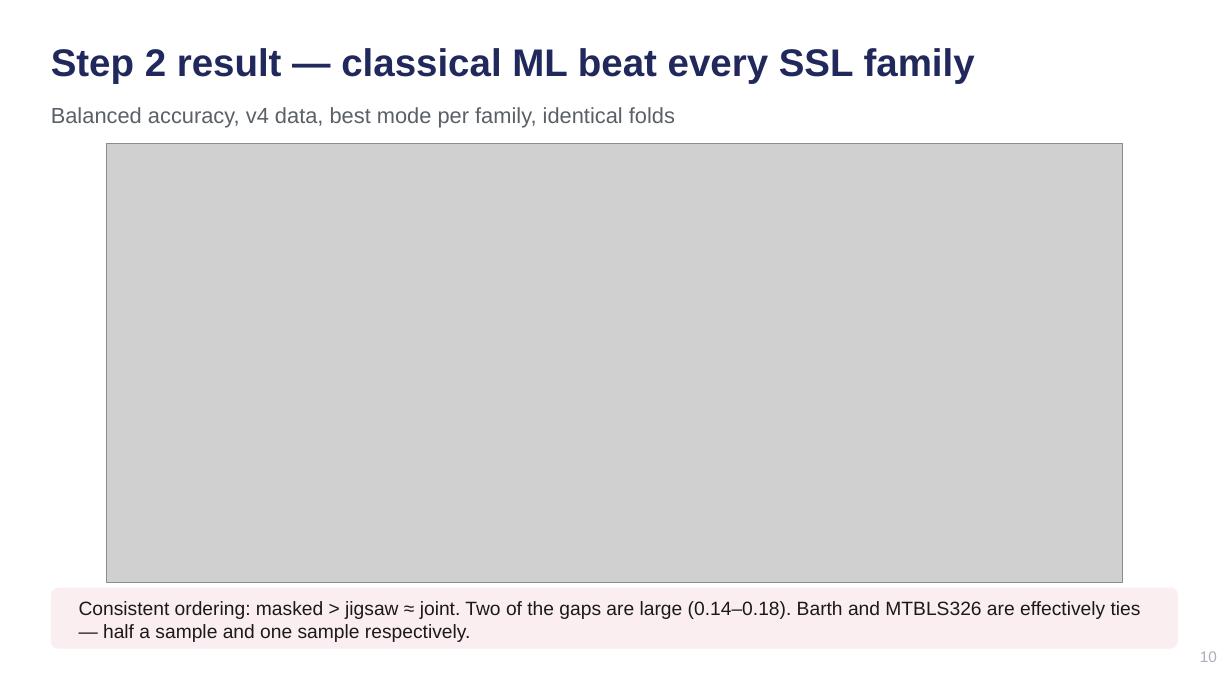
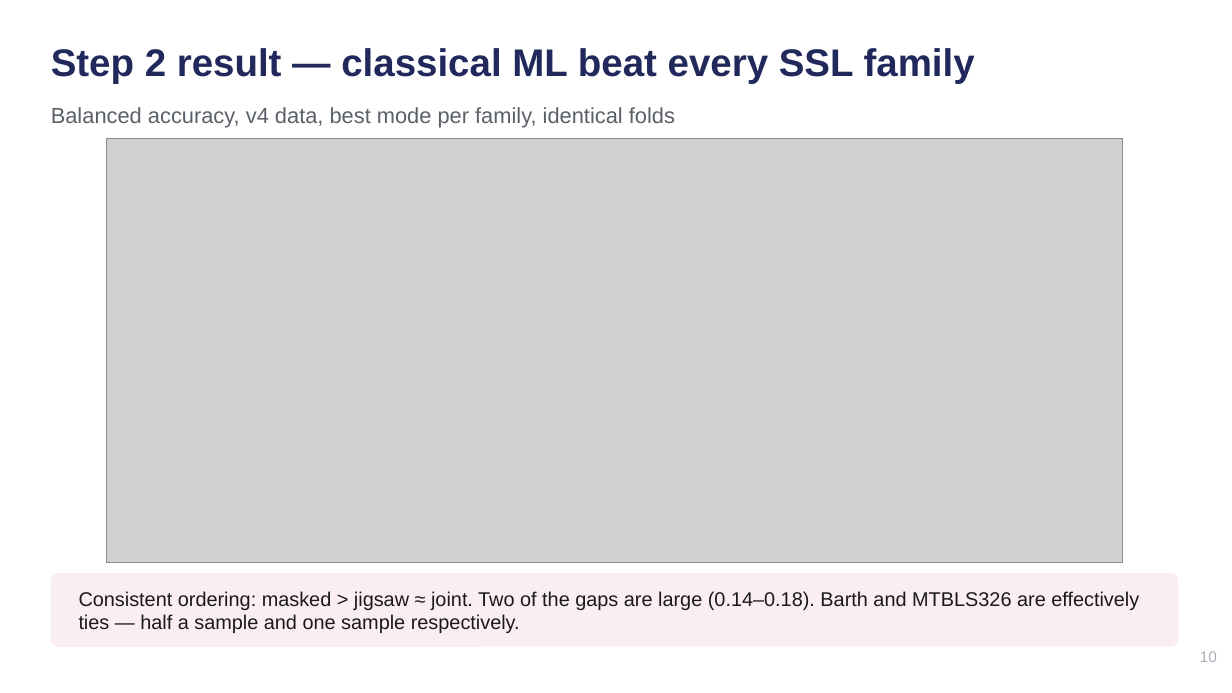
Before and after one commit to rama21094/NMR-Metabolomics-Foundational-Model, a slide deck: slide 10 of docs/Group_Meeting_2026-08-10.pptx. Drawn at 1232x693 pixels with LibreOffice and Linux fonts; fonts in the diff are those of the drawing; grey boxes stand for pictures. Boxes give left, top, right and bottom in pixels: in the first picture for what was removed or moved away, otherwise in the second. Text is boxed around its words. In the diff, an @@ line names an element or a change of style, - is before the commit and + after.

```diff
--- a/docs/Group_Meeting_2026-08-10.pptx
+++ b/docs/Group_Meeting_2026-08-10.pptx
@@ picture: place and size @@
-picture at bbox=[106, 143, 1123, 582]
+picture at bbox=[107, 139, 1123, 563]
@@ rounded rectangle: place and size @@
-rounded rectangle at bbox=[51, 588, 1178, 649]
+rounded rectangle at bbox=[51, 573, 1178, 647]
@@ rounded rectangle at bbox=[51, 573, 1178, 647]: proportions changed @@
@@ text "Consistent ordering: masked > jigsaw ...": place and size @@
-text "Consistent ordering: masked > jigsaw ..." at bbox=[79, 601, 1141, 642]
+text "Consistent ordering: masked > jigsaw ..." at bbox=[79, 591, 1139, 633]
@@ text "Consistent ordering: masked > jigsaw ..." at bbox=[79, 591, 1139, 633]: size 15 to 15.5 pt @@
```
Also in this commit, not shown: 11 other slides changed, 8 other files.
